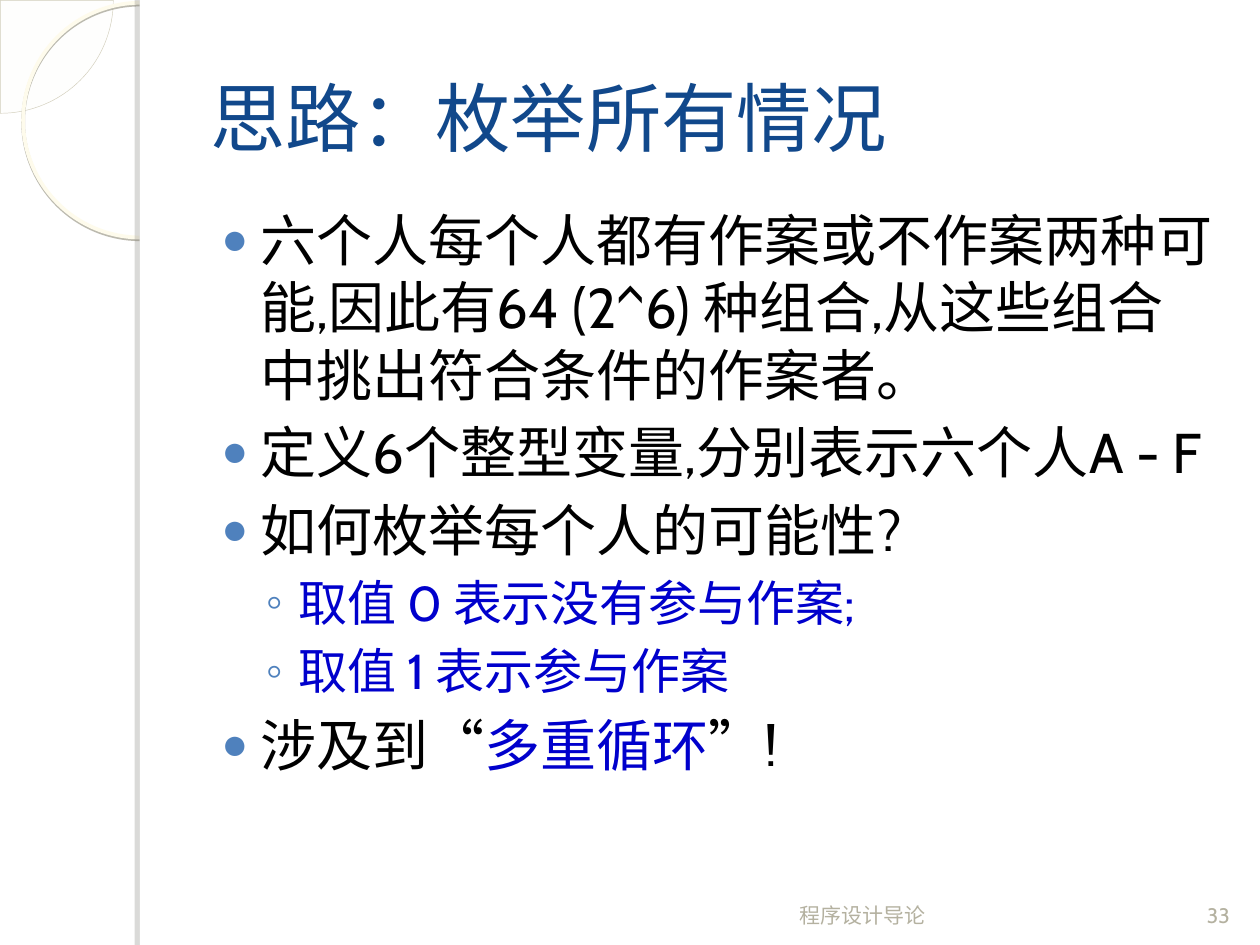
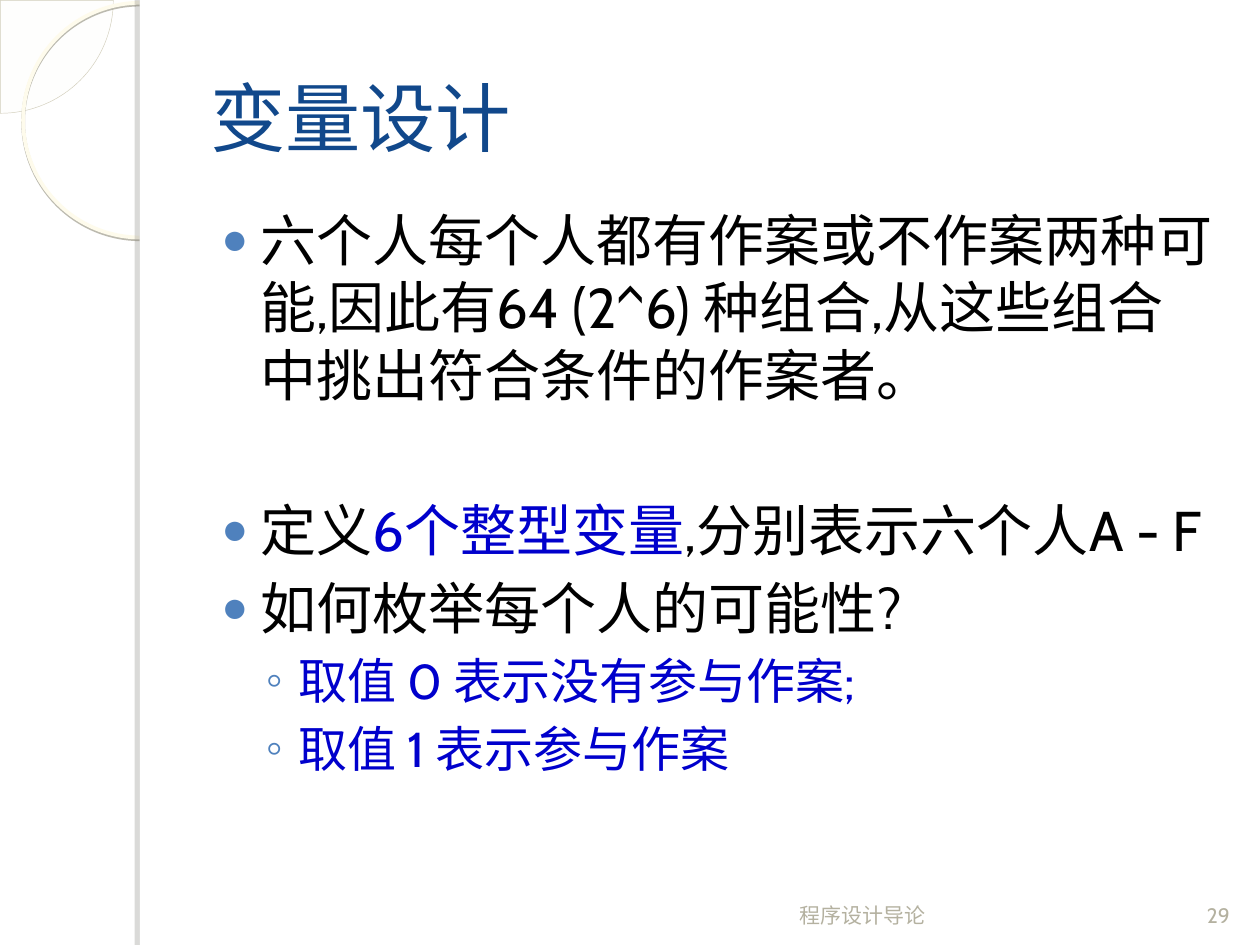
Before and after one commit to fanju1984/introduction-to-programming, a slide deck: slide 29 of introduction-to-programming/slides/2017/04-Control-Statement-1.ppt (slide 33 before the commit). Drawn at 1260x945 pixels with LibreOffice and Linux fonts; fonts in the diff are those of the drawing; background and template pictures are left out. Boxes give left, top, right and bottom in pixels: in the first picture for what was removed or moved away, otherwise in the second. Text is boxed around its words. In the diff, an @@ line names an element or a change of style, - is before the commit and + after.

```diff
--- a/introduction-to-programming/slides/2017/04-Control-Statement-1.ppt
+++ b/introduction-to-programming/slides/2017/04-Control-Statement-1.ppt
@@ title at <box>210,82,511,152</box>: text changed @@
-思路：枚举所有情况
+变量设计
@@ text at <box>260,503,1202,557</box>: text colour #000000 to #0000CC in "定义6个整型变量,分别表示六个人A" @@
@@ text at <box>260,718,778,771</box>: paragraph removed @@
-● 涉及到“多重循环”!
@@ page number at <box>1207,908,1230,923</box>: text changed @@
-33
+29
```
Also in this commit, not shown: 17 other slides changed, 6 slides added, 5 slides removed, 1 other file.
